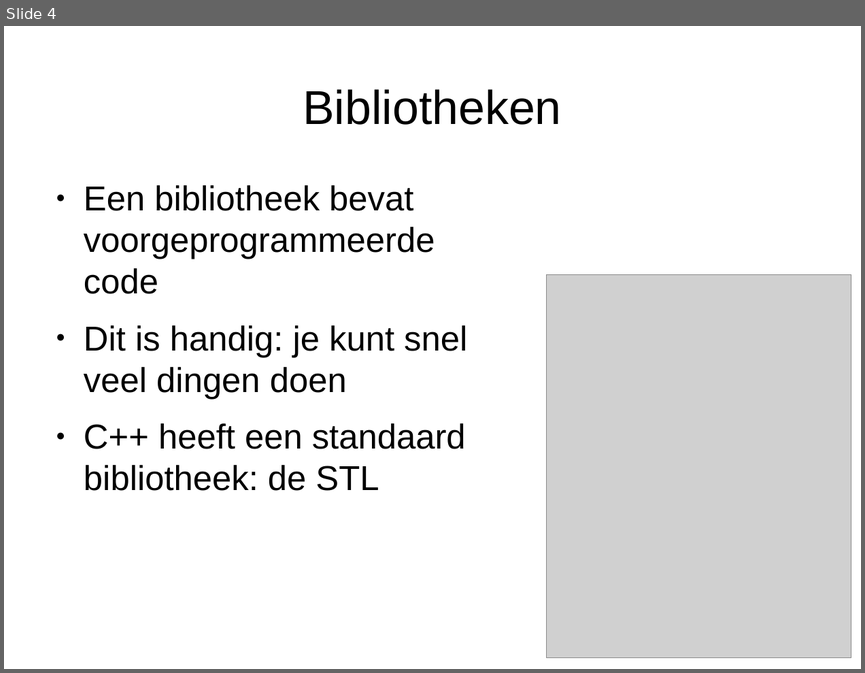
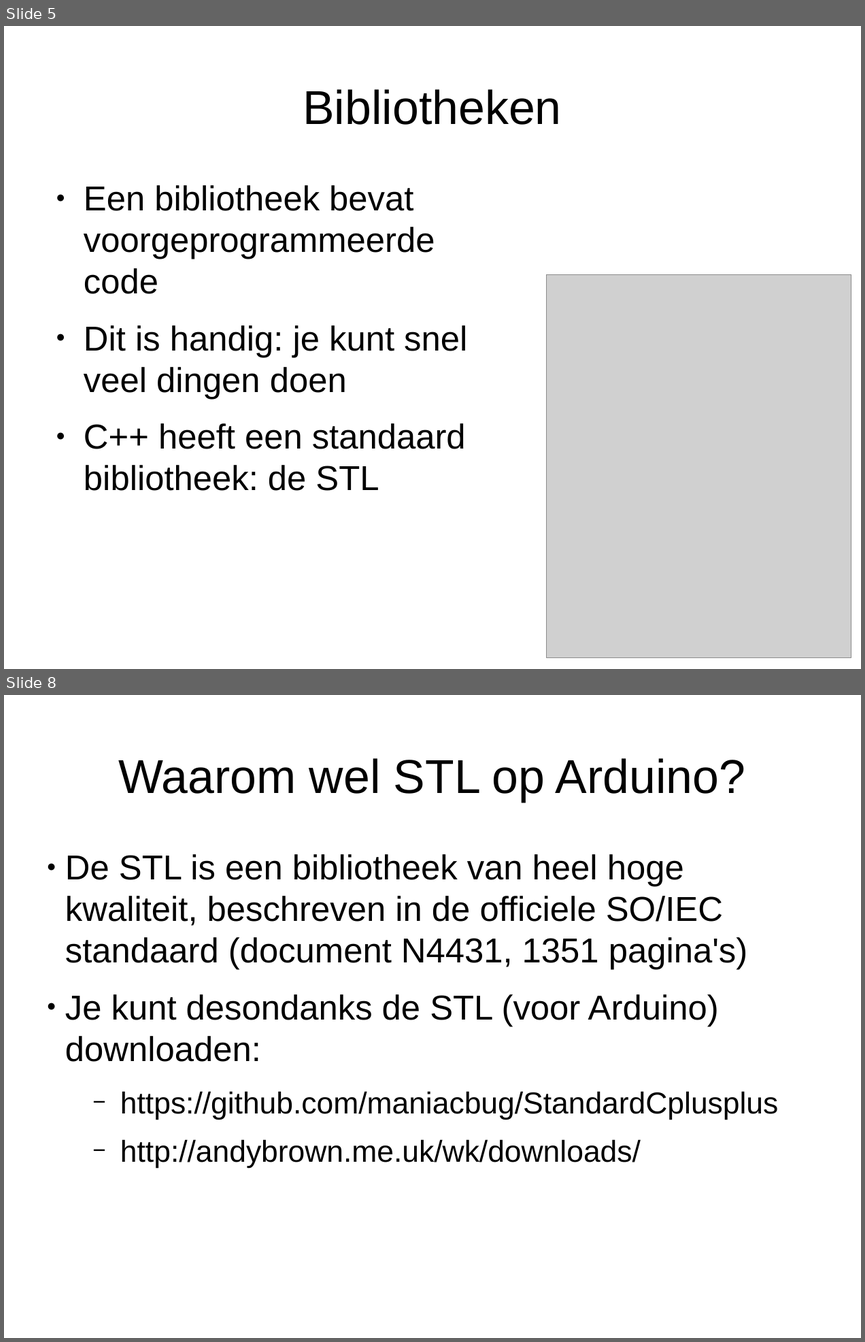
Before and after one commit to djog/arduino_cursus, a slide deck: Raw/ArduinoEnCpp.odp. Shown one above the other, each under a label of ours: slide 4 before the commit, slides 5 and 8 after it; the slides between them are not shown. The pictures are 865x673 and 865x1342 pixels, drawn with LibreOffice and Linux fonts; fonts in the diff are those of the drawing; grey boxes stand for pictures. Boxes give left, top, right and bottom in pixels: in the first picture for what was removed or moved away, otherwise in the second. Text is boxed around its words. In the diff, an @@ line names an element or a change of style, - is before the commit and + after.

```diff
--- a/Raw/ArduinoEnCpp.odp
+++ b/Raw/ArduinoEnCpp.odp
@@ slide 8 added at [4,695,861,1338], background #FFFFFF @@
@@ title added at [118,758,745,802], 44 pt, text #000000 @@
+Waarom wel STL op Arduino?
@@ text added at [65,854,778,1168], 32 pt, text #000000 @@
+● De STL is een bibliotheek van heel hoge kwaliteit, beschreven in de officiele SO/IEC standaard (document N4431, 1351 pagina's)
+● Je kunt desondanks de STL (voor Arduino) downloaden:
+  − https://github.com/maniacbug/StandardCplusplus
+  − http://andybrown.me.uk/wk/downloads/
@@ what was slide 4 is now slide 5 @@
```
Also in this commit, not shown: 3 slides changed, 3 other slides added, 1 slide removed, 5 other files.
